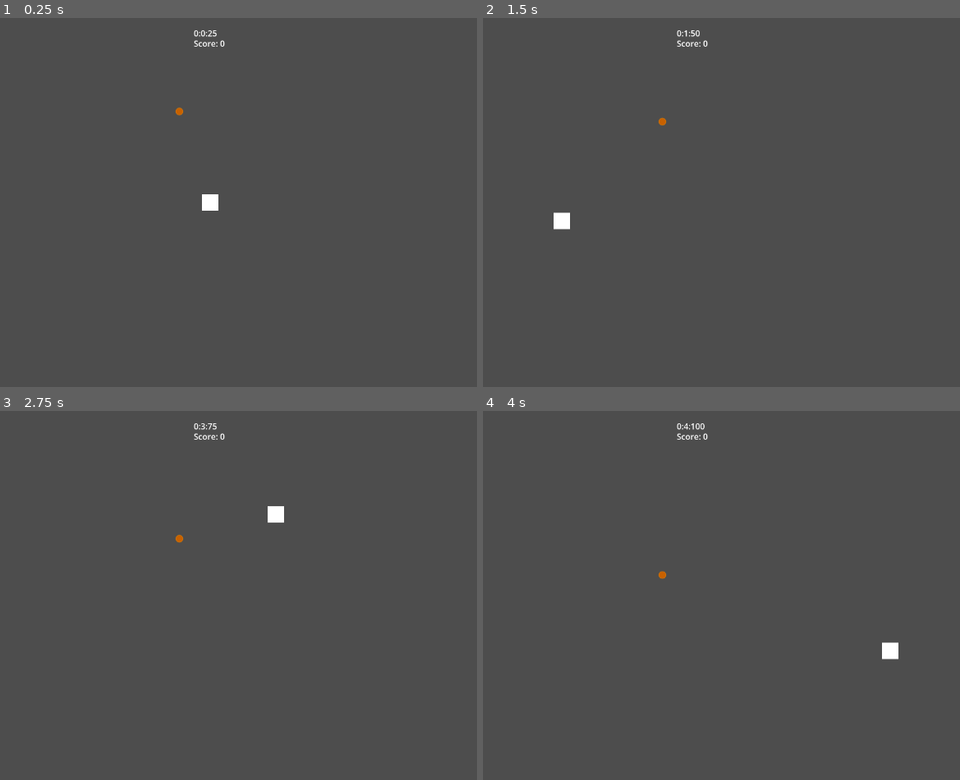
Above: before the commit, frames 1-4 (two rows, left to right).
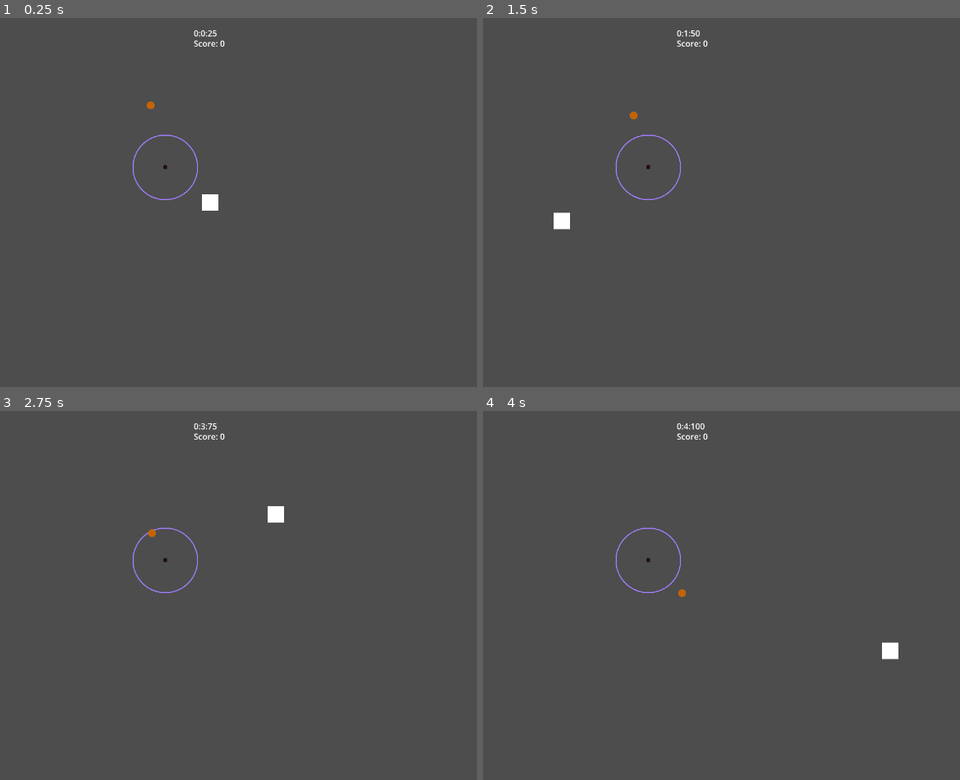
Above: after the commit, the same moments.

Repository: ArjanBroos/GMTK-2025
Game: Godot game, scene res://levels/arjan_tests.tscn
Two runs of this game, one before a commit and one after it. Both use one fixed random seed, a clock stepped at 60 frames per second and the inputs below. This scene is started directly instead of the project's main scene.
Inputs (mouse positions are in pixels of both pictures, inside the frame that each line leads up to):
- Up to frame 1 (0.25 s): no input
- Up to frame 2 (1.5 s): tap Enter at 0.5 s; move the mouse to (835, 184) at 0.52 s; tap Space at 0.77 s; move the mouse to (564, 220) at 1.27 s
- Up to frame 3 (2.75 s): tap Space at 1.52, 2 s; move the mouse to (276, 514) at 2.02 s
- Up to frame 4 (4 s): move the mouse to (659, 669) at 2.77 s; tap Space at 3.02, 3.77 s; move the mouse to (888, 650) at 3.52 s

The runs differ from the first frame. In frame 1, 0.2% of the frame differs, in the area x 27-42%, y 22-50%; in frame 2, 0.2%; in frame 3, 0.2%; in frame 4, 0.2%, in the area x 27-43%, y 31-51%.

Commit message:
Add gravity well

Diff:
--- a/asteroids/asteroid.tscn
+++ b/asteroids/asteroid.tscn
@@ -10,6 +10,8 @@
 radius = 6.0
 
 [node name="Asteroid" type="RigidBody2D"]
+collision_layer = 8
+collision_mask = 12
 gravity_scale = 0.0
 script = ExtResource("1_mry8r")
 
--- a/components/hurt_box.gd
+++ b/components/hurt_box.gd
@@ -4,7 +4,7 @@
 @export var health: Health
 
 func _ready() -> void:
-	connect("area_entered", _on_area_entered)
+	area_entered.connect(_on_area_entered)
 	collision_layer = 2 # Is on the Hurtboxes layer
 	collision_mask = 1 # Collides with the Hitboxes layer
 
--- /dev/null
+++ b/gravity_well/gravity_well.gd
@@ -0,0 +1,30 @@
+class_name GravityWell
+extends Node2D
+
+@export var area: Area2D
+@export var pullFactor: float = 10.0
+
+var affectedAsteroids: Array[Asteroid]
+
+func _ready() -> void:
+	area.body_entered.connect(_on_body_entered)
+	area.body_exited.connect(_on_body_exited)
+
+func _process(delta: float) -> void:
+	for asteroid in affectedAsteroids:
+		var force = _determine_force(asteroid)
+		asteroid.apply_central_force(force)
+
+func _on_body_entered(asteroid: Asteroid) -> void:
+	print("Asteroid entered")
+	affectedAsteroids.append(asteroid)
+
+func _on_body_exited(asteroid: Asteroid) -> void:
+	print("Asteroid left")
+	affectedAsteroids.erase(asteroid)
+
+func _determine_force(asteroid: Asteroid) -> Vector2:
+	var vector = asteroid.to_global(global_position)
+	var distance = vector.length()
+	var direction = vector.normalized()
+	return (pullFactor / distance*distance) * direction
--- /dev/null
+++ b/gravity_well/gravity_well.tscn
@@ -0,0 +1,21 @@
+[gd_scene load_steps=4 format=3 uid="uid://bwsjsl424h3v0"]
+
+[ext_resource type="Script" uid="uid://cnhq76ttfiaav" path="res://gravity_well/gravity_well.gd" id="1_cg1c0"]
+[ext_resource type="Texture2D" uid="uid://dnlo2036uj0bu" path="res://gravity_well/gravity_well.png" id="1_tclyp"]
+
+[sub_resource type="CircleShape2D" id="CircleShape2D_pu504"]
+radius = 63.0714
+
+[node name="GravityWell" type="Node2D" node_paths=PackedStringArray("area")]
+script = ExtResource("1_cg1c0")
+area = NodePath("Area2D")
+
+[node name="Sprite2D" type="Sprite2D" parent="."]
+texture = ExtResource("1_tclyp")
+
+[node name="Area2D" type="Area2D" parent="."]
+collision_layer = 4
+collision_mask = 8
+
+[node name="CollisionShape2D" type="CollisionShape2D" parent="Area2D"]
+shape = SubResource("CircleShape2D_pu504")
--- a/levels/arjan_tests.tscn
+++ b/levels/arjan_tests.tscn
@@ -1,15 +1,20 @@
-[gd_scene load_steps=4 format=3 uid="uid://bi8i7upp6bayn"]
+[gd_scene load_steps=5 format=3 uid="uid://bi8i7upp6bayn"]
 
 [ext_resource type="PackedScene" uid="uid://5g3i4mhst5kb" path="res://player/player.tscn" id="1_wea2y"]
 [ext_resource type="PackedScene" uid="uid://d3t20axtyp2bg" path="res://asteroids/asteroid.tscn" id="2_hyu0f"]
 [ext_resource type="PackedScene" uid="uid://b0otbtktu22j8" path="res://gameManager/gameManager.tscn" id="3_0pshc"]
+[ext_resource type="PackedScene" uid="uid://bwsjsl424h3v0" path="res://gravity_well/gravity_well.tscn" id="4_fk478"]
 
 [node name="ArjanTests" type="Node2D"]
 
 [node name="Player" parent="." instance=ExtResource("1_wea2y")]
 position = Vector2(576, 348)
 
+[node name="GameManager" parent="." instance=ExtResource("3_0pshc")]
+
+[node name="GravityWell" parent="." instance=ExtResource("4_fk478")]
+position = Vector2(553, 292)
+pullFactor = 100.0
+
 [node name="Asteroid" parent="." instance=ExtResource("2_hyu0f")]
-position = Vector2(580, 182)
-
-[node name="GameManager" parent="." instance=ExtResource("3_0pshc")]
+position = Vector2(524, 170)
--- a/player/player.gd
+++ b/player/player.gd
@@ -3,7 +3,7 @@
 @export var health: Health
 
 func _ready() -> void:
-	health.connect("died", _on_died)
+	health.died.connect(_on_died)
 
 func _on_died() -> void:
 	Signalbus.playerDied.emit()
--- a/project.godot
+++ b/project.godot
@@ -29,6 +29,9 @@
 
 2d_physics/layer_1="Hitboxes"
 2d_physics/layer_2="Hurtboxes"
+2d_physics/layer_3="GravityWells"
+2d_physics/layer_4="Asteroids"
+2d_physics/layer_9="Layer 9"
 
 [rendering]
 
Not shown, added: gravity_well/gravity_well.gd.uid
Binary file added: gravity_well/gravity_well.png
Not shown, added: gravity_well/gravity_well.png.import
